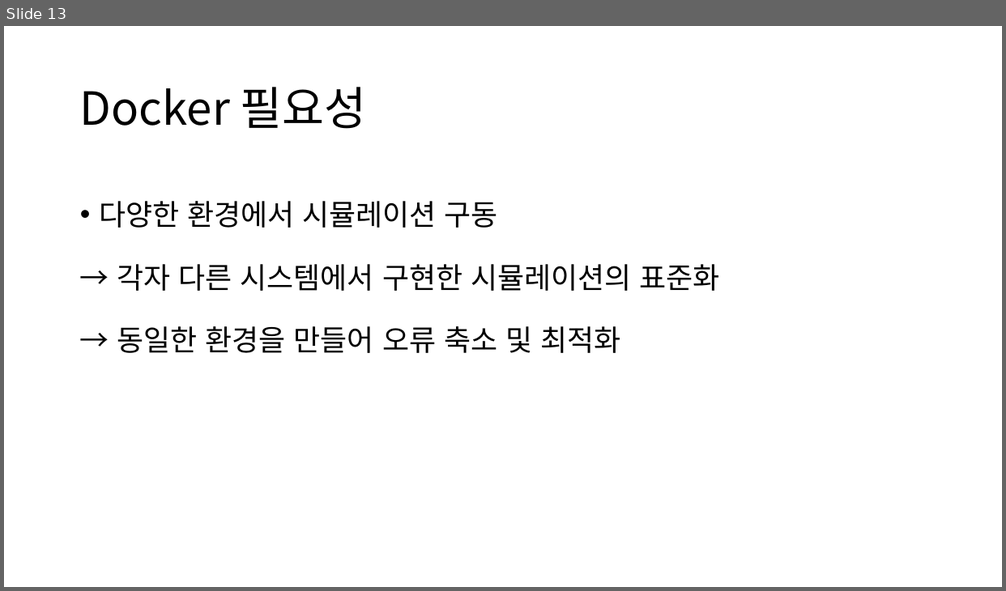
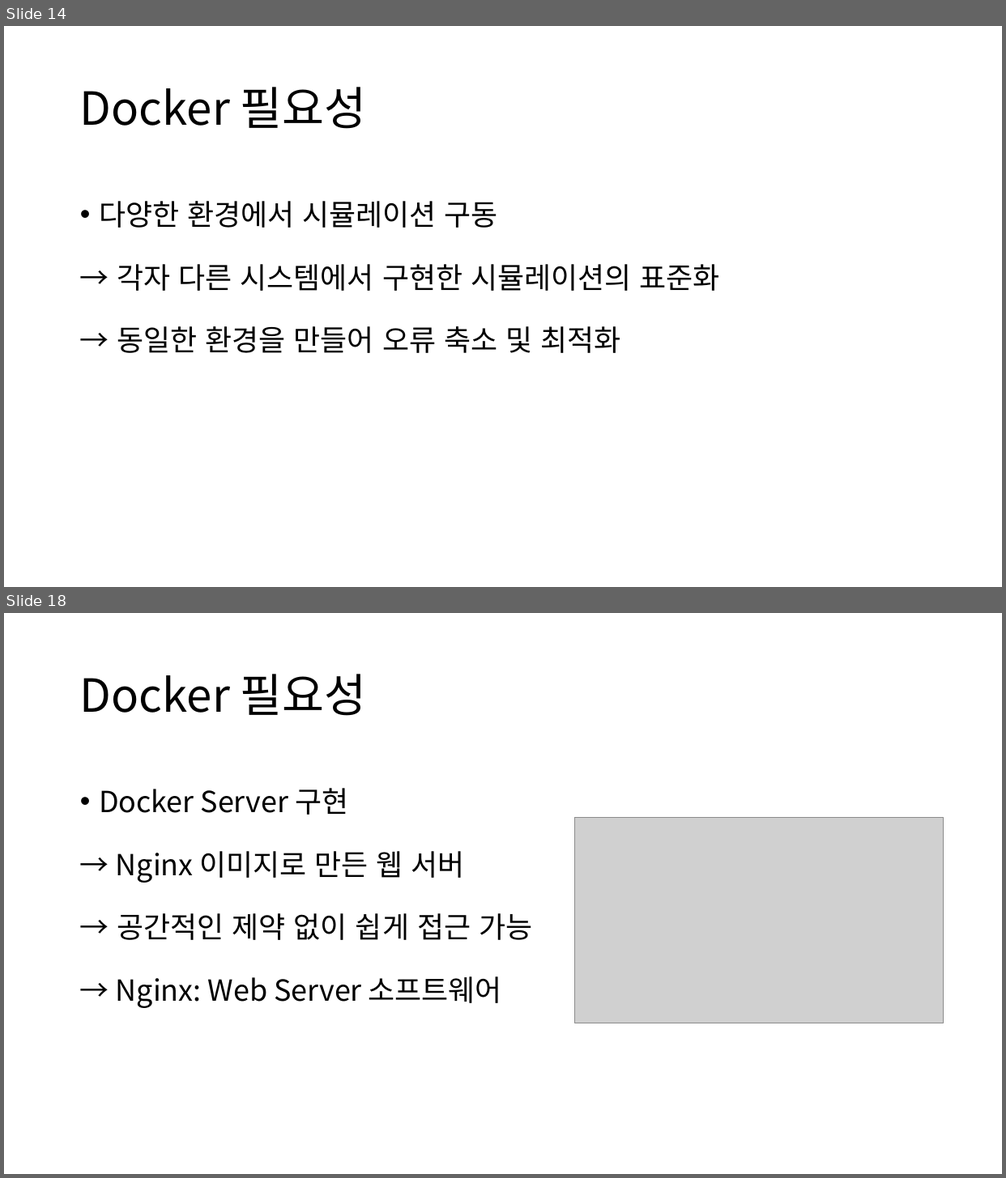
Before and after one commit to RoiDaeyoon/GDS, a slide deck: Git Docker Services.pptx. Shown one above the other, each under a label of ours: slide 13 before the commit, slides 14 and 18 after it; the slides between them are not shown. The pictures are 1006x591 and 1006x1178 pixels, drawn with LibreOffice and Linux fonts; fonts in the diff are those of the drawing; grey boxes stand for pictures. Boxes give left, top, right and bottom in pixels: in the first picture for what was removed or moved away, otherwise in the second. Text is boxed around its words. In the diff, an @@ line names an element or a change of style, - is before the commit and + after.

```diff
--- a/Git Docker Services.pptx
+++ b/Git Docker Services.pptx
@@ slide 18 added at [4,613,1002,1174], background #FFFFFF @@
@@ title added at [80,674,367,716], 44 pt, text #000000 @@
+Docker 필요성
@@ text added at [99,788,532,1008], 28 pt, text #000000 @@
+• Docker Server 구현
+→ Nginx 이미지로 만든 웹 서버
+→ 공간적인 제약 없이 쉽게 접근 가능
+→ Nginx: Web Server 소프트웨어
@@ picture added at [575,817,944,1023] @@
@@ what was slide 13 is now slide 14 @@
```
Also in this commit, not shown: 2 slides changed, 9 other slides added, 1 slide removed, 2 other files.
